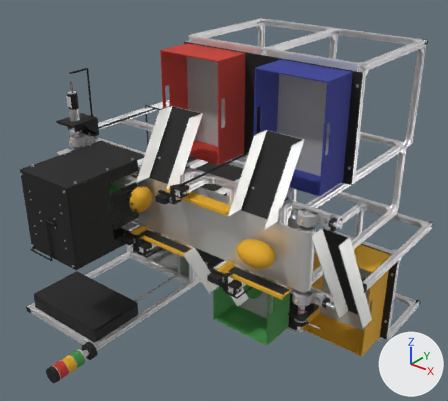
An edit to the glTF model public/model/machine.min.glb, drawn before and after from the same camera.
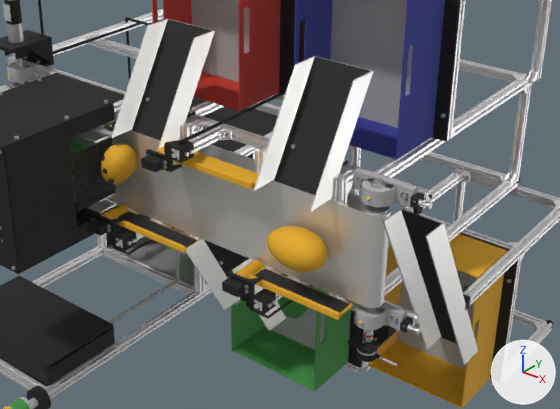
There are two pictures of each version: one whole from a 50 mm lens placed at (1.878, -2.099, 1.47), pointed at (0.639, -0.551, 0.51), one close up on the part from 14% to 95% of the width and 23% to 89% of the height. The lights are fixed; the arrows at lower right show +X, +Y and +Z. The first two pictures are the older version. Where no turn or scale is listed for an object, it has been applied to the vertices. Vertices at exactly the same position are counted once.

In view in the first close-up: 'P2_11', 'P3_12', 'P3_18', 'static_0', 'static_1', 'static_2', 'static_3', 'static_4', 'static_6', 'static_7', 'static_8', 'static_9' and 3 more.
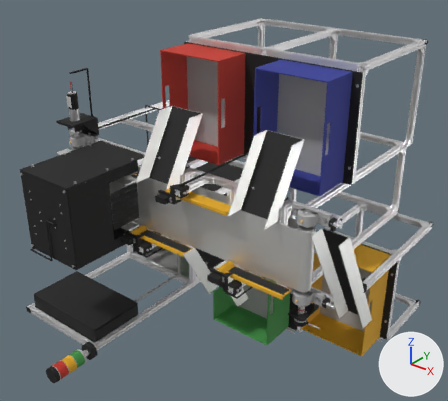
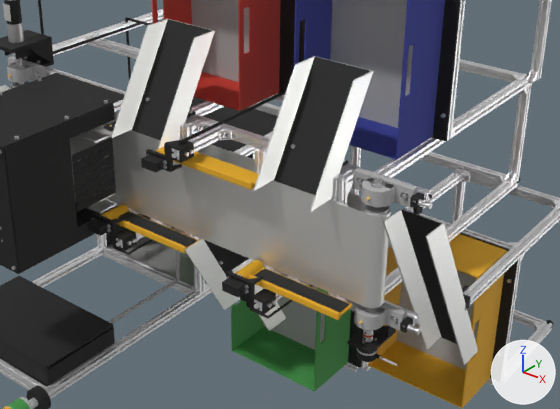
Where the newer file only moved an object's origin or applied its transform, the numbers keep the older frame.

What changed in the scene script:
```text
Change me_static_4:
    used by ob_static_4; location = (0.455, -0.666, 0.272)
    remove me_static_4.from_pydata(...)  # 7558 vertices, 15064 faces; spans x -0.425..0.425, y -0.426..0.426, z -0.29..0.29
    add me_static_4.from_pydata(...)  # 738 vertices, 1436 faces; spans x -0.42..0.425, y -0.426..0.426, z -0.29..0.25
    me_static_4 part 1: the loose piece of 2271 vertices spanning x 0.259..0.341, y 0.105..0.188, z -0.142..-0.012 is deleted
    me_static_4 part 2: the loose piece of 2264 vertices spanning x -0.23..-0.1, y -0.166..-0.084, z 0.207..0.29 is deleted
    other edits to the shape of me_static_4 do not show in these pictures
Change me_static_6:
    used by ob_static_6; location = (0.609, -0.58, 0.292)
    remove me_static_6.from_pydata(...)  # 7859 vertices, 15458 faces; spans x -0.566..0.566, y -0.548..0.548, z -0.31..0.31
    add me_static_6.from_pydata(...)  # 1342 vertices, 2436 faces; spans x -0.566..0.566, y -0.548..0.548, z -0.31..0.08
    me_static_6 part 3: the loose piece of 2276 vertices spanning x 0.276..0.406, y -0.253..-0.171, z 0.187..0.27 is deleted
    me_static_6 part 4: the loose piece of 1962 vertices spanning x -0.186..-0.102, y -0.245..-0.171, z 0.207..0.31 is deleted
    other edits to the shape of me_static_6 do not show in these pictures
```

Where the change shows, as pixel boxes [x1, y1, x2, y2] in the close-ups (560 x 409 px):
'static_6', reshaped: before [2, 143, 507, 409]; after [2, 234, 507, 409]
'static_4', reshaped: before [7, 140, 351, 409]; after [7, 287, 351, 409]
part 1 of me_static_4, deleted: before [278, 274, 309, 319]
part 2 of me_static_4, deleted (mostly hidden): before [70, 140, 88, 172]
part 3 of me_static_6, deleted: before [267, 226, 327, 272]
part 4 of me_static_6, deleted: before [101, 143, 137, 185]
